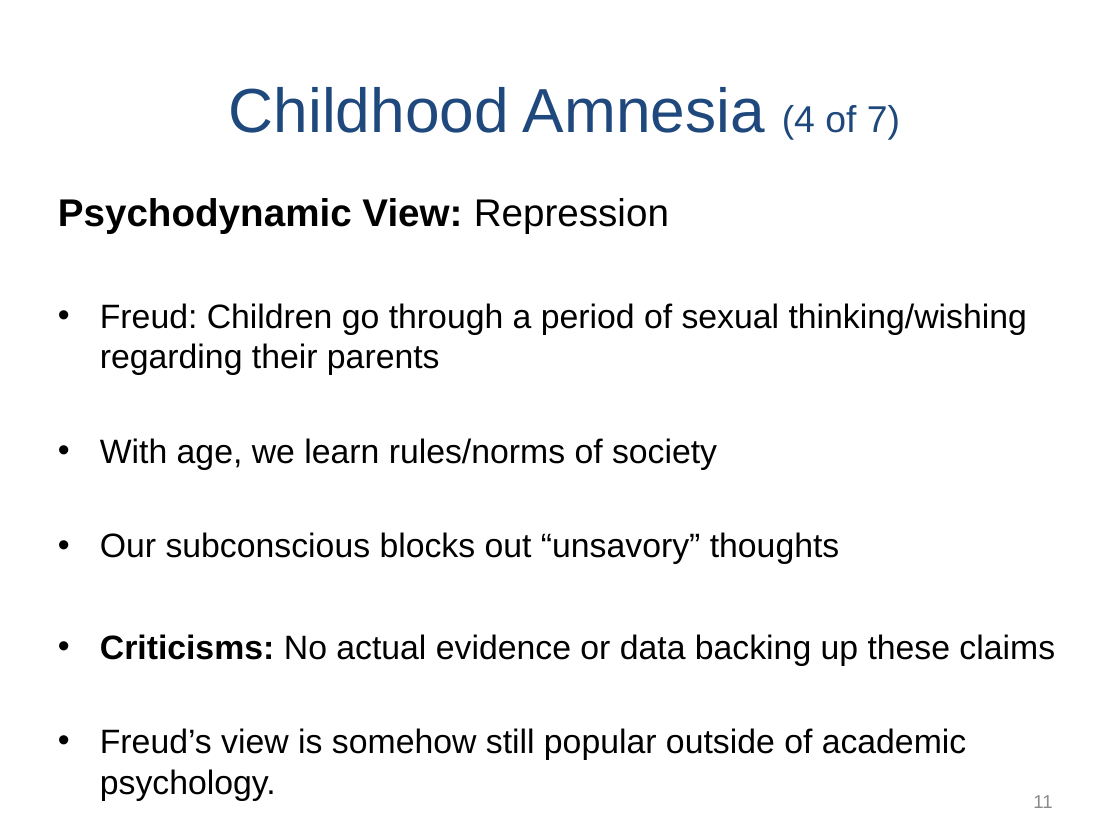
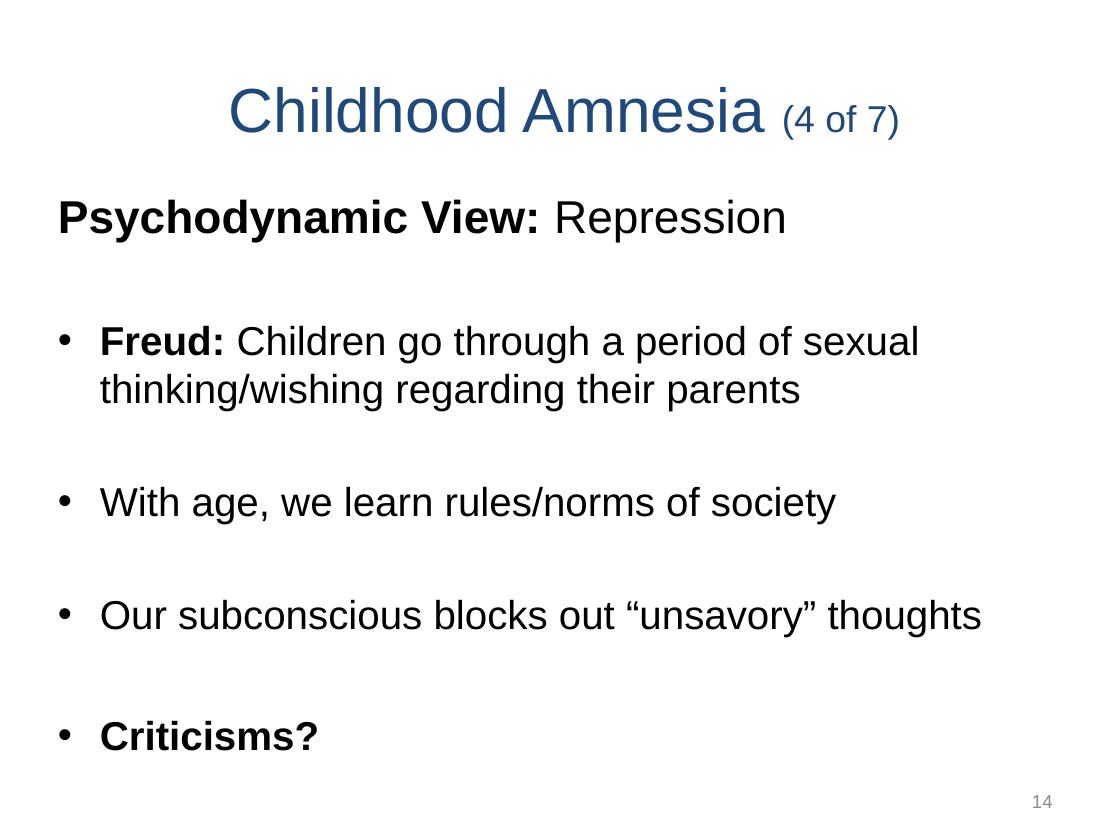
Before and after one commit to npm27/Teaching-Materials, a slide deck: slide 14 of Memory/Slides/Chapter 6.PPTX (slide 11 before the commit). Drawn at 1120x840 pixels with LibreOffice and Linux fonts; fonts in the diff are those of the drawing. Boxes give left, top, right and bottom in pixels: in the first picture for what was removed or moved away, otherwise in the second. Text is boxed around its words. In the diff, an @@ line names an element or a change of style, - is before the commit and + after.

```diff
--- a/Memory/Slides/Chapter 6.PPTX
+++ b/Memory/Slides/Chapter 6.PPTX
@@ text at box(58, 199, 983, 637): size 24.8 to 29.6 pt in "Psychodynamic View: Repression"; size 21.7 to 25.9 pt in "Freud: Children go through a period of ...", "With age, we learn rules/norms of society", "Our subconscious blocks out “unsavory” thoughts"; bold on in "Freud:" @@
@@ text at box(100, 720, 319, 751): text changed; size 21.7 to 25.9 pt; bold on @@
-• Criticisms: No actual evidence or data backing up these claims
-• Freud’s view is somehow still popular outside of academic psychology.
+• Criticisms?
@@ page number at box(1032, 795, 1053, 808): text changed @@
-11
+14
```
Also in this commit, not shown: 2 other slides changed, 4 slides added.
